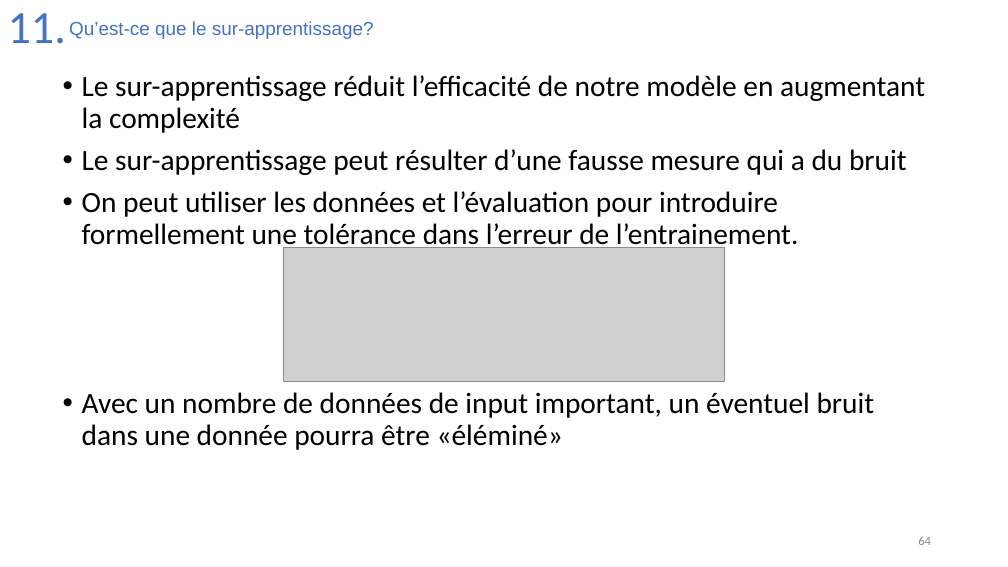
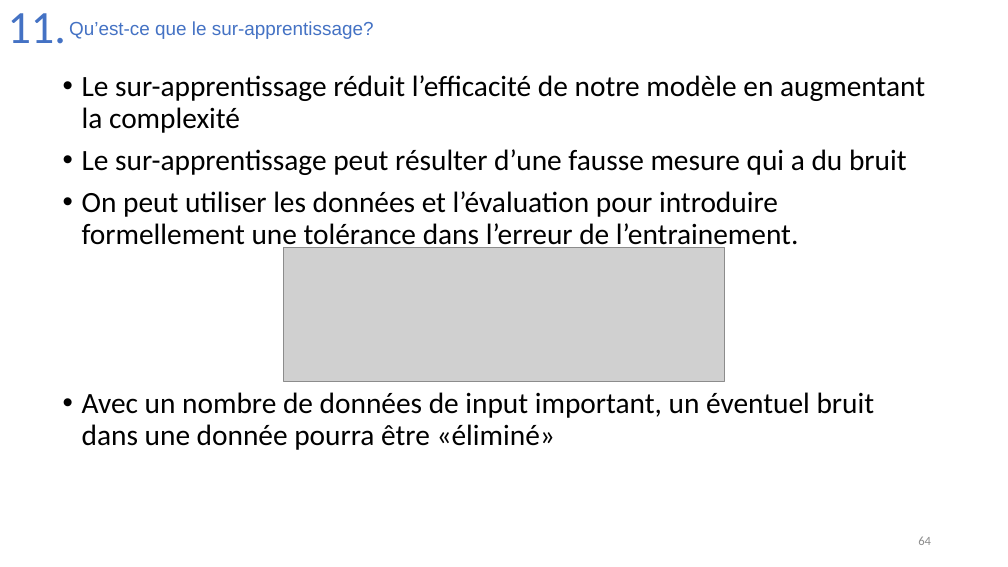
Before and after one commit to Joao-Quinta/Uni3eme, a slide deck: slide 64 of intelligenceArtificielle/Intelligence_artificielle_exam.pptx. Drawn at 1008x567 pixels with LibreOffice and Linux fonts; fonts in the diff are those of the drawing; grey boxes stand for pictures. Boxes give left, top, right and bottom in pixels: in the first picture for what was removed or moved away, otherwise in the second. Text is boxed around its words. In the diff, an @@ line names an element or a change of style, - is before the commit and + after.

```diff
--- a/intelligenceArtificielle/Intelligence_artificielle_exam.pptx
+++ b/intelligenceArtificielle/Intelligence_artificielle_exam.pptx
@@ text at [82,392,875,450]: text changed @@
-• Avec un nombre de données de input important, un éventuel bruit dans une donnée pourra être «éléminé»
+• Avec un nombre de données de input important, un éventuel bruit dans une donnée pourra être «éliminé»
```
Also in this commit, not shown: 5 other slides changed.
